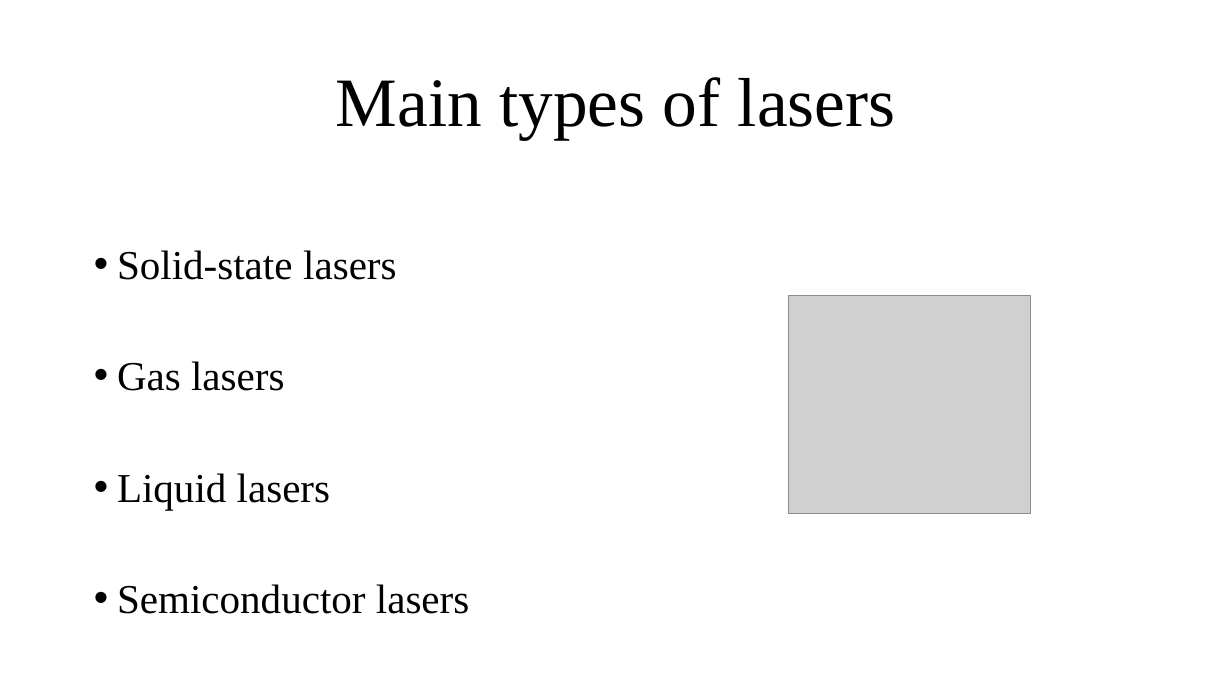
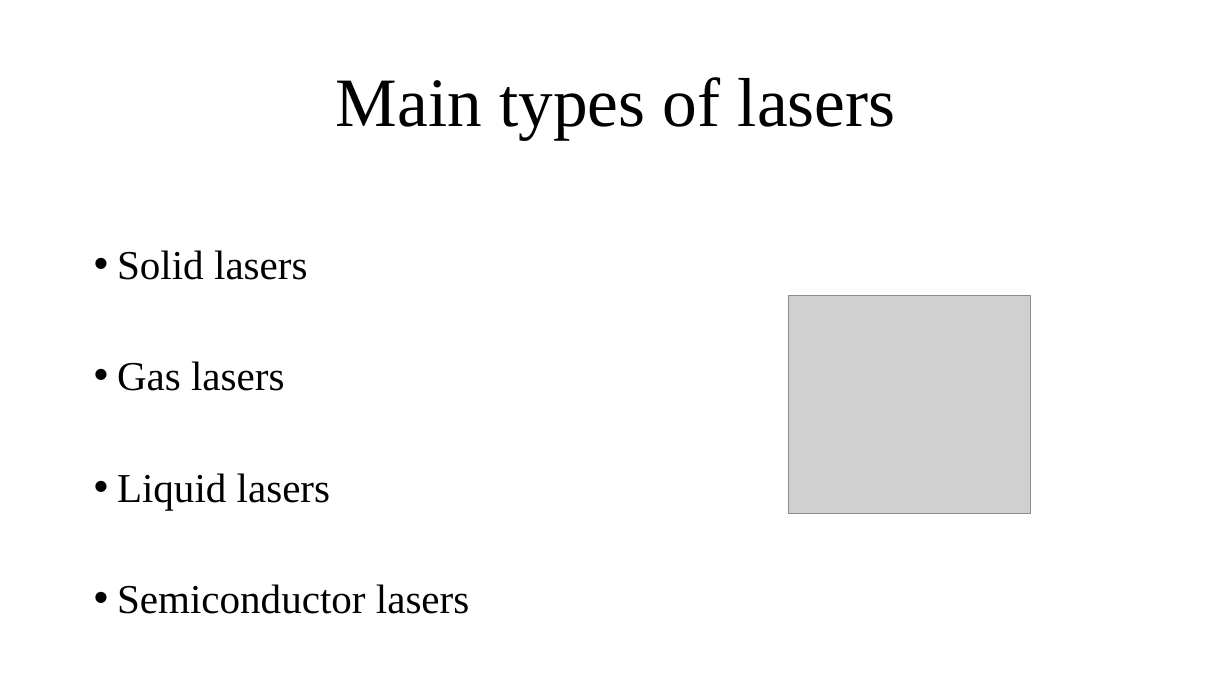
Before and after one commit to KeroDeep/Education, a slide deck: slide 6 of Novosibirsk_State_University/Английский язык/7 семестр/Homework/All about lasers.pptx. Drawn at 1232x693 pixels with LibreOffice and Linux fonts; fonts in the diff are those of the drawing; grey boxes stand for pictures. Boxes give left, top, right and bottom in pixels: in the first picture for what was removed or moved away, otherwise in the second. Text is boxed around its words. In the diff, an @@ line names an element or a change of style, - is before the commit and + after.

```diff
--- a/Novosibirsk_State_University/Английский язык/7 семестр/Homework/All about lasers.pptx
+++ b/Novosibirsk_State_University/Английский язык/7 семестр/Homework/All about lasers.pptx
@@ text at (117, 250, 307, 280): text changed @@
-• Solid-state lasers
+• Solid lasers
```
Also in this commit, not shown: 1 other slide changed, 2 other files.
